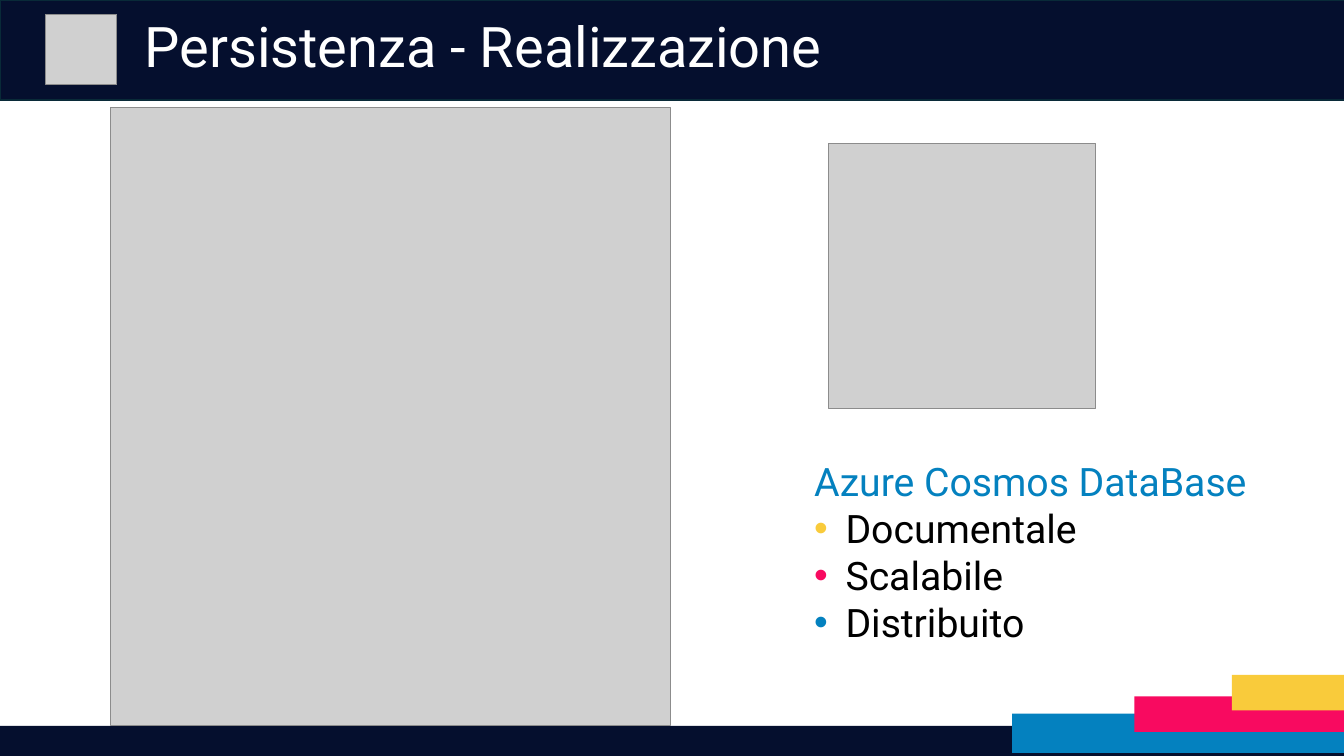
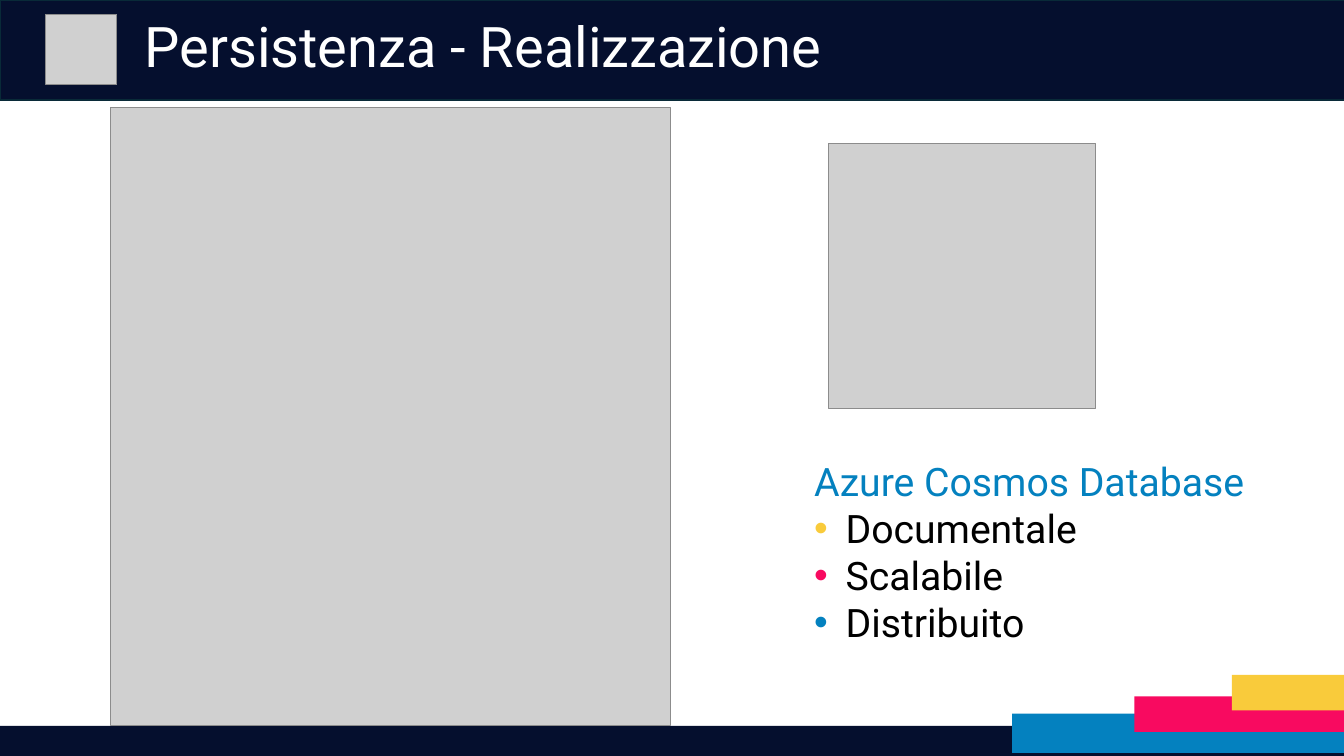
Before and after one commit to RedDuality/Tesi, a slide deck: slide 6 of Presentazione.pptx. Drawn at 1344x756 pixels with LibreOffice and Linux fonts; fonts in the diff are those of the drawing; grey boxes stand for pictures. Boxes give left, top, right and bottom in pixels: in the first picture for what was removed or moved away, otherwise in the second. Text is boxed around its words. In the diff, an @@ line names an element or a change of style, - is before the commit and + after.

```diff
--- a/Presentazione.pptx
+++ b/Presentazione.pptx
@@ text at (814, 466, 1244, 497): text changed @@
-Azure Cosmos DataBase
+Azure Cosmos Database
```
Also in this commit, not shown: 5 other slides changed, 3 other files.
